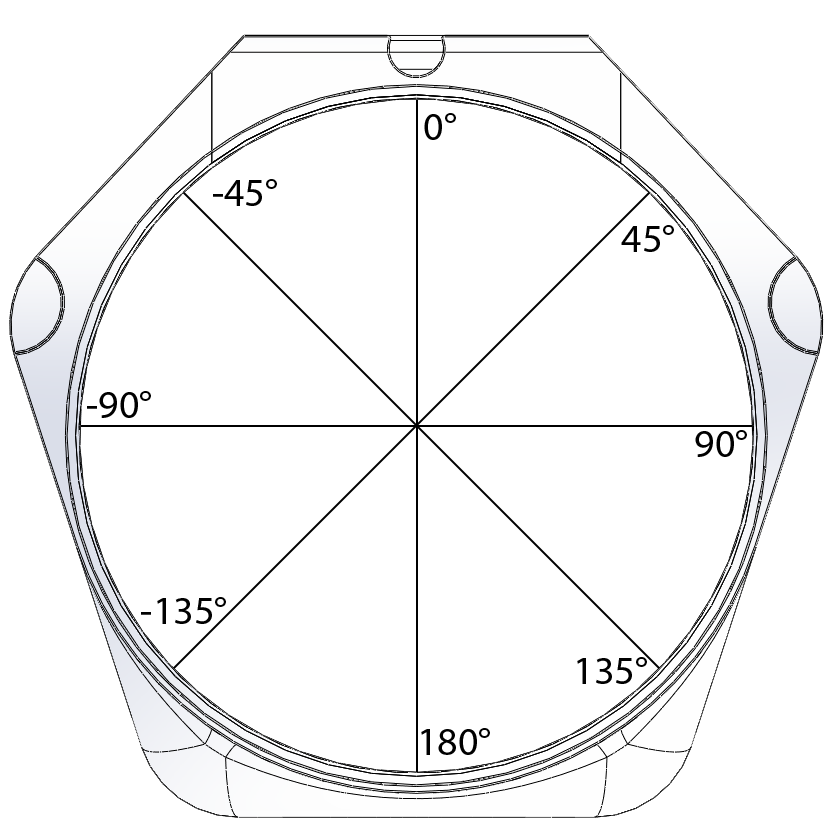
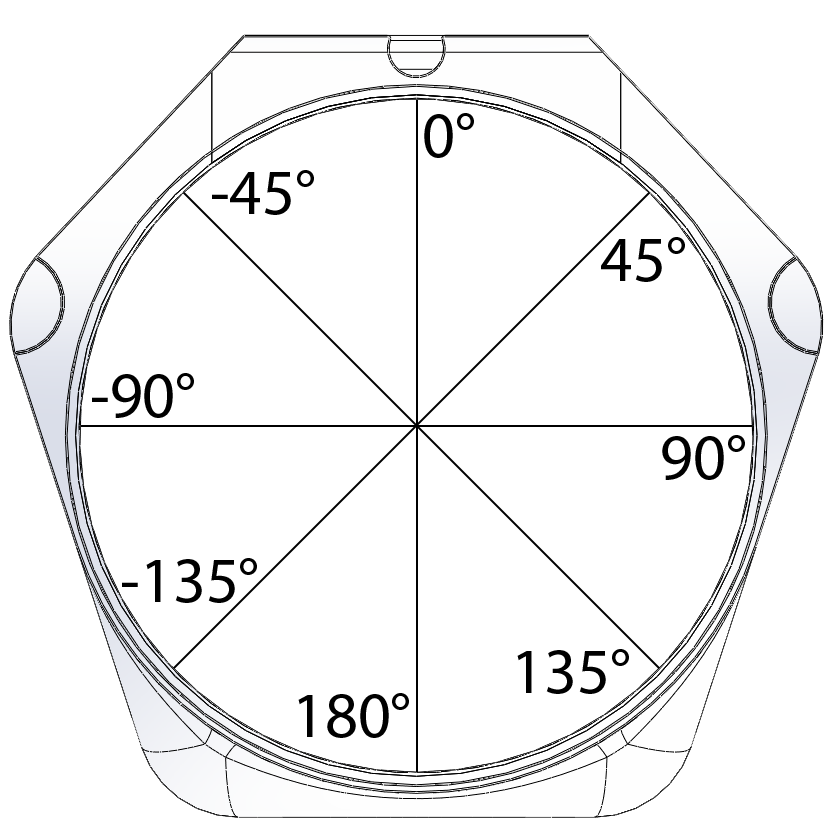
Layers edited between the first and the second 834×835 image:
painted on "-135°" over [122, 558, 257, 624]
painted on "-90°" over [87, 373, 194, 418]
painted on "-45°" over [212, 170, 314, 215]
painted on "180°" over [298, 693, 490, 755]
painted on "135°" over [517, 649, 647, 694]
painted on "90°" over [662, 430, 747, 480]
painted on "45°" over [601, 225, 685, 282]
renamed "°" to "0°", painted on it over [424, 113, 474, 158]
